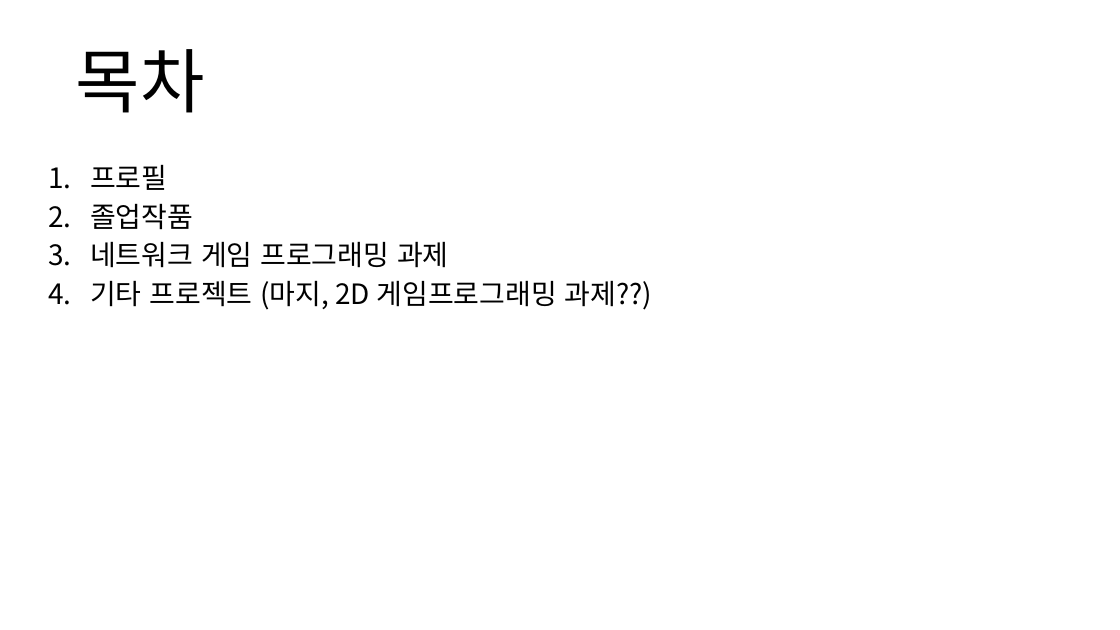
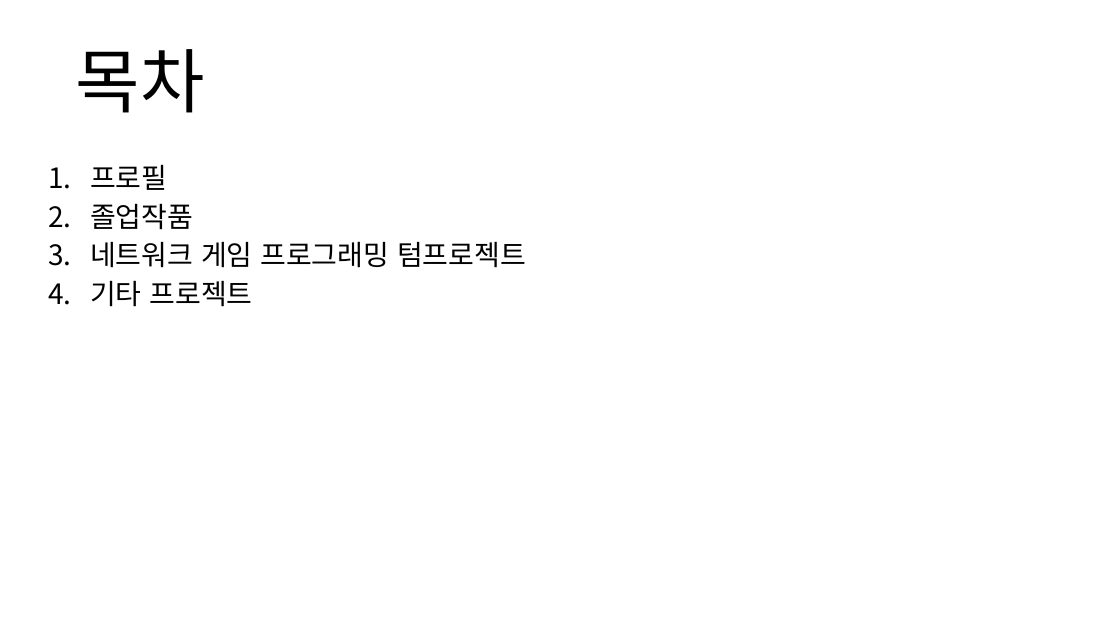
Before and after one commit to kimi5231/B1A2_project, a slide deck: slide 2 of 포트폴리오/임수영/포트폴리오.pptx. Drawn at 1120x630 pixels with LibreOffice and Linux fonts; fonts in the diff are those of the drawing. Boxes give left, top, right and bottom in pixels: in the first picture for what was removed or moved away, otherwise in the second. Text is boxed around its words. In the diff, an @@ line names an element or a change of style, - is before the commit and + after.

```diff
--- a/포트폴리오/임수영/포트폴리오.pptx
+++ b/포트폴리오/임수영/포트폴리오.pptx
@@ subtitle at (x1=90, y1=241, x2=526, y2=307): text changed @@
-3. 네트워크 게임 프로그래밍 과제
-4. 기타 프로젝트 (마지, 2D 게임프로그래밍 과제??)
+3. 네트워크 게임 프로그래밍 텀프로젝트
+4. 기타 프로젝트
```
Also in this commit, not shown: 4 other slides changed, 2 slides added.
